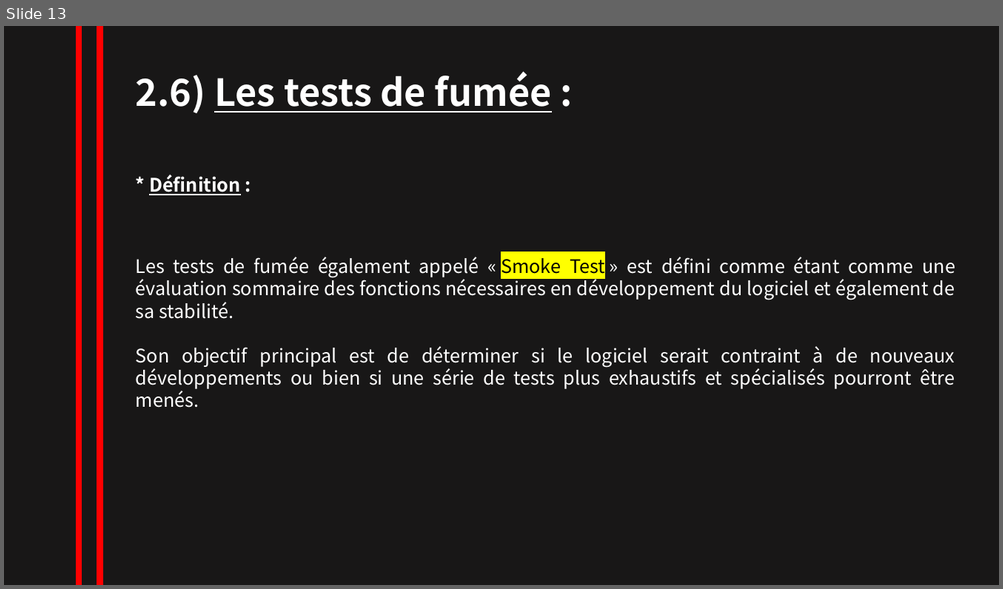
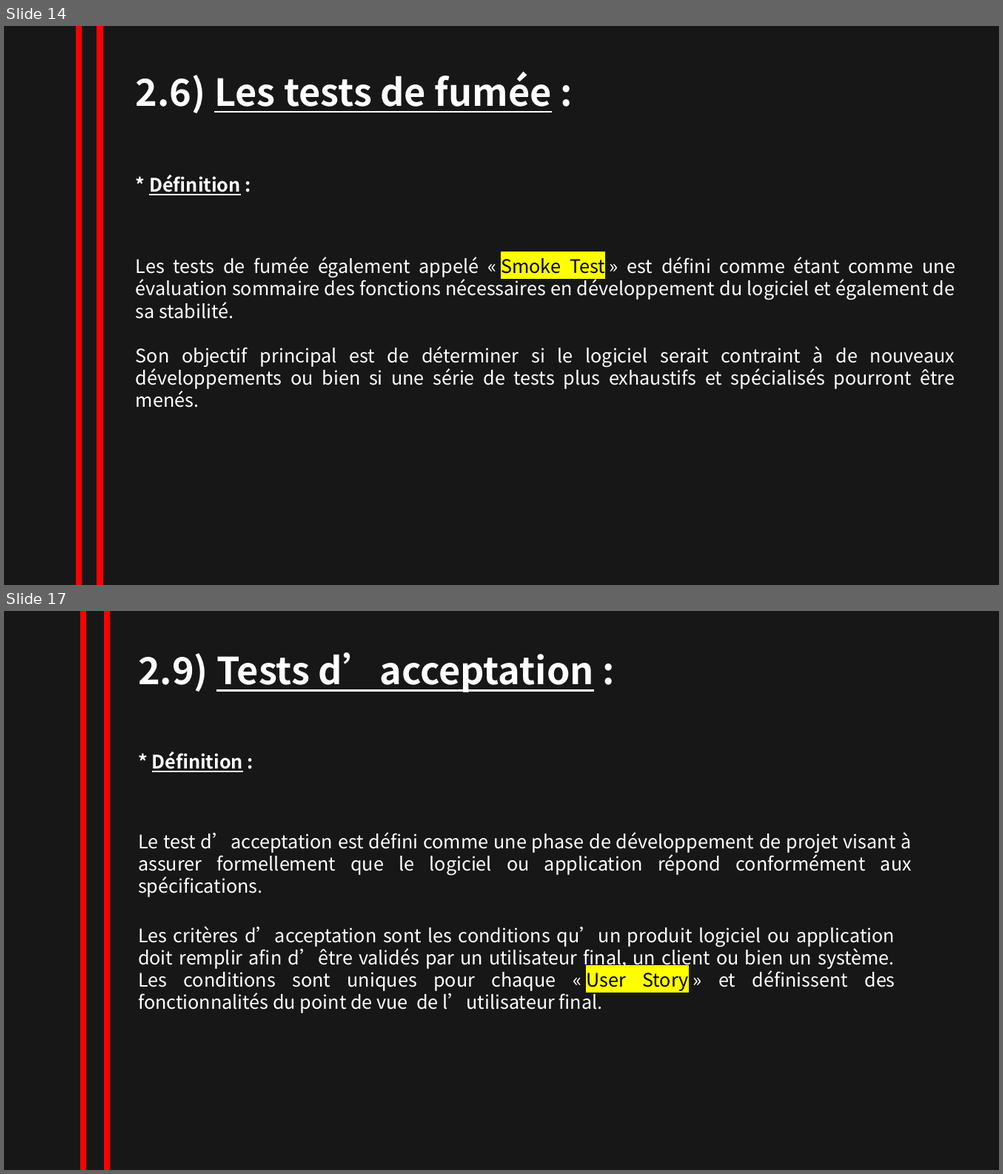
Before and after one commit to NesrineZitouni11/nesrine_zitouni, a slide deck: TRAVAUX/powerpointRevisionISTQB.pptx. Shown one above the other, each under a label of ours: slide 13 before the commit, slides 14 and 17 after it; the slides between them are not shown. The pictures are 1003x589 and 1003x1174 pixels, drawn with LibreOffice and Linux fonts; fonts in the diff are those of the drawing. Boxes give left, top, right and bottom in pixels: in the first picture for what was removed or moved away, otherwise in the second. Text is boxed around its words. In the diff, an @@ line names an element or a change of style, - is before the commit and + after.

```diff
--- a/TRAVAUX/powerpointRevisionISTQB.pptx
+++ b/TRAVAUX/powerpointRevisionISTQB.pptx
@@ slide 17 added at <box>4,611,999,1170</box>, background #181717 @@
@@ line added from (83, 611) to (83, 1170), #FF0000 6 pt @@
@@ line added from (107, 611) to (107, 1170), #FF0000 6 pt @@
@@ text added at <box>138,652,594,692</box>, 36 pt, text #FFFFFF, bold, underline @@
+2.9) Tests d’acceptation :
@@ text added at <box>152,752,243,772</box>, 18 pt, text #FFFFFF, bold, underline @@
+* Définition :
@@ text added at <box>138,832,911,897</box>, 18 pt, text #FFFFFF @@
+Le test d’acceptation est défini comme une phase de développement de projet visant à assurer formellement que le logiciel ou application répond conformément aux spécifications.
@@ text added at <box>138,926,894,1014</box>, 18 pt, text #FFFFFF @@
+Les critères d’acceptation sont les conditions qu’un produit logiciel ou application doit remplir afin d’être validés par un utilisateur final, un client ou bien un système. Les conditions sont uniques pour chaque « User Story » et définissent des fonctionnalités du point de vue de l’utilisateur final.
@@ what was slide 13 is now slide 14 @@
```
Also in this commit, not shown: 6 other slides added.
